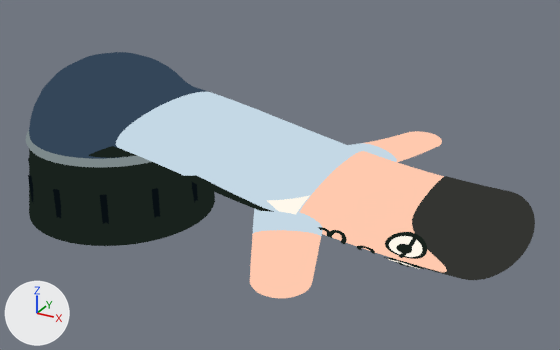
What one commit did to the glTF model dist/air-dancer-none.glb.
Before and after are seen from a 50 mm lens placed at (3.87, -4.39, 2.74), pointed at (1.4, 0.09, 0.5). The axes (+X, +Y, +Z) are drawn at lower left. The lights are the same throughout. The first picture is the older version. Where no turn or scale is listed for an object, it has been applied to the vertices. Vertices at exactly the same position are counted once.

Objects in the first picture: 'Blower', 'Face_ink', 'Hair', 'Mesh_7', 'Shirt', 'Skin', 'Trousers', 'White_details' and 5 more.
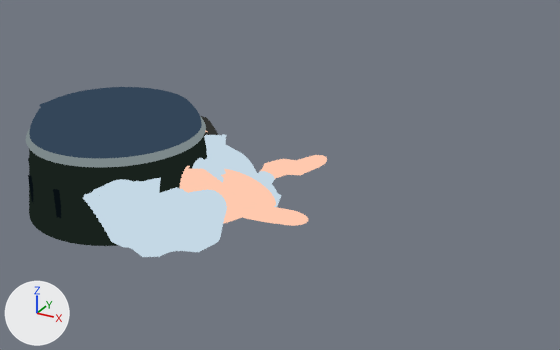
Changed parts and their boxes (x1, y1, x2, y2) in the pictures (560 x 350 px; the box of a moved part takes in the faces that stretch with it):
'Shirt', reshaped (29% narrower, 14% shorter)
    before: (116, 92, 397, 236)
    after: (83, 134, 281, 257)
'Skin', reshaped
    before: (250, 131, 447, 298)
    after: (179, 131, 327, 226)
'Trousers', reshaped
    before: (29, 52, 208, 159)
    after: (29, 87, 202, 159)
'Hair', reshaped (mostly hidden afterwards)
    before: (412, 176, 535, 280)
    after: (201, 116, 218, 136)
'Face_ink', reshaped (not visible afterwards)
    before: (185, 175, 427, 269)
'White_details', reshaped (not visible afterwards)
    before: (267, 195, 422, 269)
part 2 of me_mesh_1, moved or reshaped (not visible afterwards)
    before: (267, 195, 310, 215)
part 3 of me_mesh_1, moved or reshaped (not visible afterwards)
    before: (388, 236, 422, 269)
part 4 of me_mesh_2, moved or reshaped (not visible afterwards)
    before: (396, 244, 412, 254)
part 5 of me_mesh_2, moved or reshaped (not visible afterwards)
    before: (399, 236, 417, 258)
part 6 of me_mesh_2, moved or reshaped (not visible afterwards)
    before: (357, 246, 375, 254)
part 7 of me_mesh_2, moved or reshaped (not visible afterwards)
    before: (185, 175, 427, 269)

Edits to the bpy script that builds the scene:
```text
Change me_mesh_0:
    remove me_mesh_0.from_pydata(...)  # 2784 vertices, 5376 faces; spans x 0.5..2.11, y -0.85..0.78, z 0.43..0.95
    add me_mesh_0.from_pydata(...)  # 2784 vertices, 5376 faces; spans x 0.06..1.21, y -0.68..0.78, z 0.03..0.5
    me_mesh_0 part 1: 2784 of 2784 vertices moved; they spanned x 0.5..2.11, y -0.85..0.78, z 0.43..0.95 and now span x 0.06..1.21, y -0.68..0.78, z 0.03..0.5; mean shift (-0.76, 0.2, -0.46)
Change me_mesh_1:
    remove me_mesh_1.from_pydata(...)  # 543 vertices, 970 faces; spans x 1.671..2.692, y -0.636..-0.443, z 0.398..0.676
    add me_mesh_1.from_pydata(...)  # 543 vertices, 970 faces; spans x 0.011..1.072, y 0.203..0.597, z 0.025..0.379
    me_mesh_1 part 2: 301 of 543 vertices moved; they spanned x 1.671..1.912, y -0.636..-0.443, z 0.468..0.676 and now span x 0.589..1.072, y 0.203..0.477, z 0.025..0.245; mean shift (-1.035, 0.949, -0.534); largest move (1.8, -0.606, 0.636) -> (0.679, 0.399, 0.03)
    me_mesh_1 part 3: 242 of 543 vertices moved; they spanned x 2.484..2.692, y -0.604..-0.483, z 0.398..0.576 and now span x 0.011..0.426, y 0.216..0.597, z 0.237..0.379; mean shift (-2.377, 0.969, -0.16); largest move (2.687, -0.541, 0.548) -> (0.038, 0.539, 0.297)
Change me_mesh_2:
    remove me_mesh_2.from_pydata(...)  # 2388 vertices, 3895 faces; spans x 1.1..2.72, y -0.65..-0.44, z 0.39..0.73
    add me_mesh_2.from_pydata(...)  # 2388 vertices, 3895 faces; spans x -0.01..0.94, y -0.22..0.64, z 0.03..0.39
    me_mesh_2 part 4: the loose piece of 121 vertices spanning x 2.54..2.64, y -0.6..-0.55, z 0.52..0.56 is multiplied about its middle by the matrix ((-0.395, 0.287, -2.654), (1.659, 0.623, -1.494), (0.049, 0.199, -1.282)), then moved by (-2.5, 0.96, -0.23)
    me_mesh_2 part 5: the loose piece of 363 vertices spanning x 2.57..2.63, y -0.62..-0.47, z 0.5..0.58 is multiplied about its middle by the matrix ((-0.436, 0.046, -2.268), (1.582, 0.059, -0.528), (-0.018, -0.306, -0.412)), then moved by (-2.52, 0.95, -0.24)
    me_mesh_2 part 6: the loose piece of 363 vertices spanning x 2.32..2.44, y -0.64..-0.63, z 0.49..0.52 is multiplied about its middle by the matrix ((-1.205, 0.093, -1.173), (1.051, 0.17, -1.306), (-0.155, -0.253, -1.585)), then moved by (-2.1, 0.65, -0.21)
    me_mesh_2 part 7: 1057 of 2388 vertices moved; they spanned x 1.1..2.72, y -0.65..-0.44, z 0.39..0.73 and now span x -0.01..0.94, y -0.22..0.64, z 0.03..0.39; mean shift (-1.45, 0.77, -0.36); largest move (2.72, -0.54, 0.54) -> (0.01, 0.51, 0.23)
    other edits to the shape of me_mesh_2 do not show in these pictures
Change me_mesh_3:
    remove me_mesh_3.from_pydata(...)  # 2930 vertices, 5712 faces; spans x 1.7..2.94, y -1.38..1.32, z 0.33..0.71
    add me_mesh_3.from_pydata(...)  # 2930 vertices, 5712 faces; spans x -0.21..1.54, y -0.2..1.45, z 0.03..0.49
    me_mesh_3 part 8: 2930 of 2930 vertices moved; they spanned x 1.7..2.94, y -1.38..1.32, z 0.33..0.71 and now span x -0.21..1.54, y -0.2..1.45, z 0.03..0.49; mean shift (-1.43, 0.54, -0.38)
Change me_mesh_4:
    remove me_mesh_4.from_pydata(...)  # 2305 vertices, 4544 faces; spans x 2.486..3.19, y -0.586..0.584, z 0.332..0.636
    add me_mesh_4.from_pydata(...)  # 2305 vertices, 4544 faces; spans x -0.294..0.588, y 0.234..1.159, z 0.025..0.434
    me_mesh_4 part 9: 2305 of 2305 vertices moved; they spanned x 2.486..3.19, y -0.586..0.584, z 0.332..0.636 and now span x -0.294..0.588, y 0.234..1.159, z 0.025..0.434; mean shift (-2.879, 0.807, -0.304)
Change me_mesh_5:
    remove me_mesh_5.from_pydata(...)  # 1009 vertices, 1920 faces; spans x -0.66..0.66, y -0.66..0.66, z 0.443..1.208
    add me_mesh_5.from_pydata(...)  # 1012 vertices, 1920 faces; spans x -0.66..0.66, y -0.66..0.66, z 0.025..0.955
    me_mesh_5 part 10: 960 vertices removed from x -0.652..0.654, y -0.659..0.659, z 0.443..1.208; 963 vertices added at x -0.652..0.652, y -0.648..0.648, z 0.025..0.955
```
